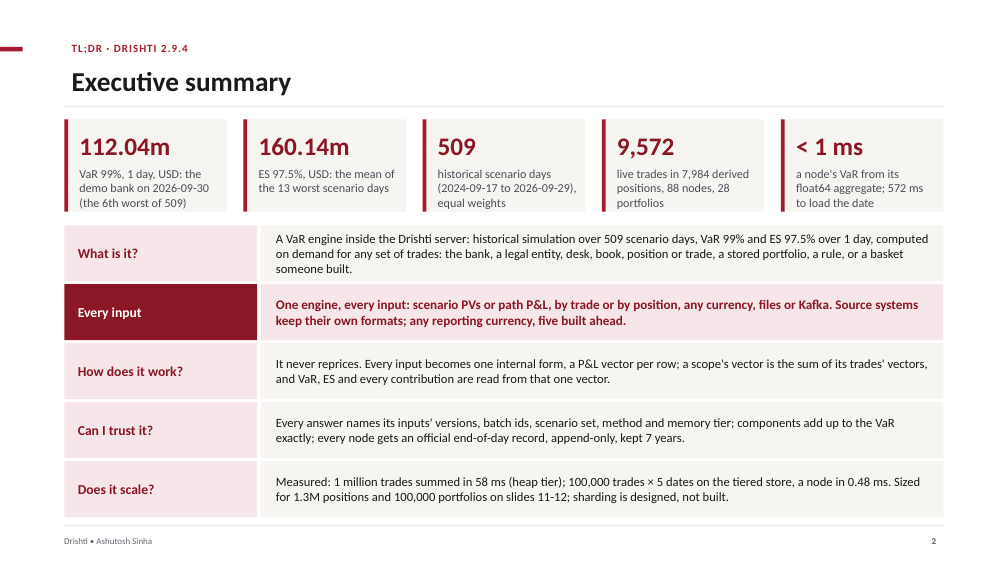
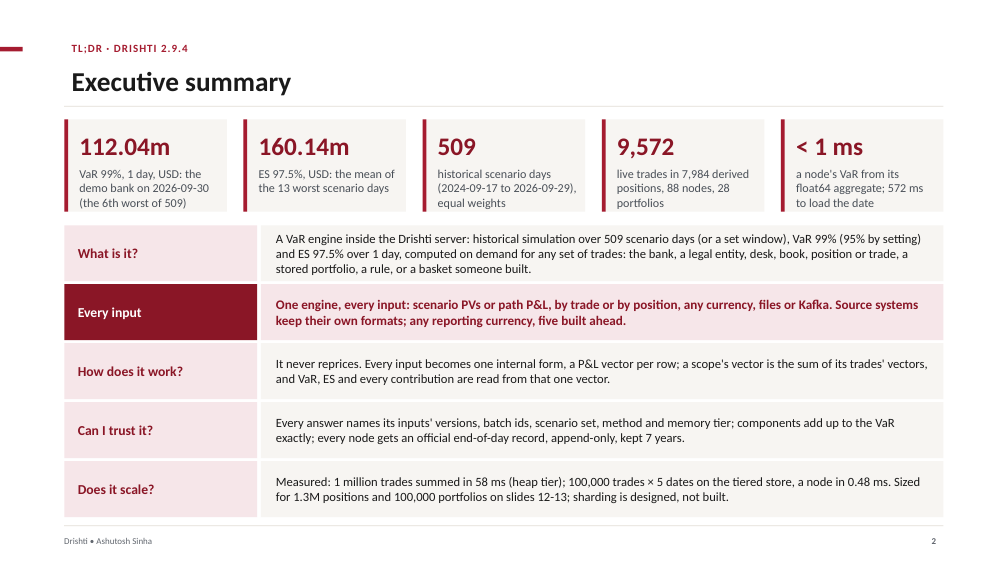
Before and after one commit to ajsinha/drishti, a slide deck: slide 2 of docs/publications/Drishti-VaR-Engine.pptx. Drawn at 1008x567 pixels with LibreOffice and Linux fonts; fonts in the diff are those of the drawing. Boxes give left, top, right and bottom in pixels: in the first picture for what was removed or moved away, otherwise in the second. Text is boxed around its words. In the diff, an @@ line names an element or a change of style, - is before the commit and + after.

Commit message:
The VaR engine deck for 2.9.4 as released (15 slides): every 2.9.4 capability built (Kafka micro-batches, position grain, the canonical record, the per-system pin), a slide of the settings (scenario window, confidence, currencies, names, inputs); only scaling out across a cluster of Drishti servers stays designed

```diff
--- a/docs/publications/Drishti-VaR-Engine.pptx
+++ b/docs/publications/Drishti-VaR-Engine.pptx
@@ text at [276, 234, 921, 275]: text changed @@
-A VaR engine inside the Drishti server: historical simulation over 509 scenario days, VaR 99% and ES 97.5% over 1 day, computed on demand for any set of trades: the bank, a legal entity, desk, book, position or trade, a stored portfolio, a rule, or a basket someone built.
+A VaR engine inside the Drishti server: historical simulation over 509 scenario days (or a set window), VaR 99% (95% by setting) and ES 97.5% over 1 day, computed on demand for any set of trades: the bank, a legal entity, desk, book, position or trade, a stored portfolio, a rule, or a basket someone built.
@@ text at [276, 477, 920, 503]: text changed @@
-Measured: 1 million trades summed in 58 ms (heap tier); 100,000 trades × 5 dates on the tiered store, a node in 0.48 ms. Sized for 1.3M positions and 100,000 portfolios on slides 11-12; sharding is designed, not built.
+Measured: 1 million trades summed in 58 ms (heap tier); 100,000 trades × 5 dates on the tiered store, a node in 0.48 ms. Sized for 1.3M positions and 100,000 portfolios on slides 12-13; sharding is designed, not built.
```
Also in this commit, not shown: 10 other slides changed, 1 slide added, 1 other file.
